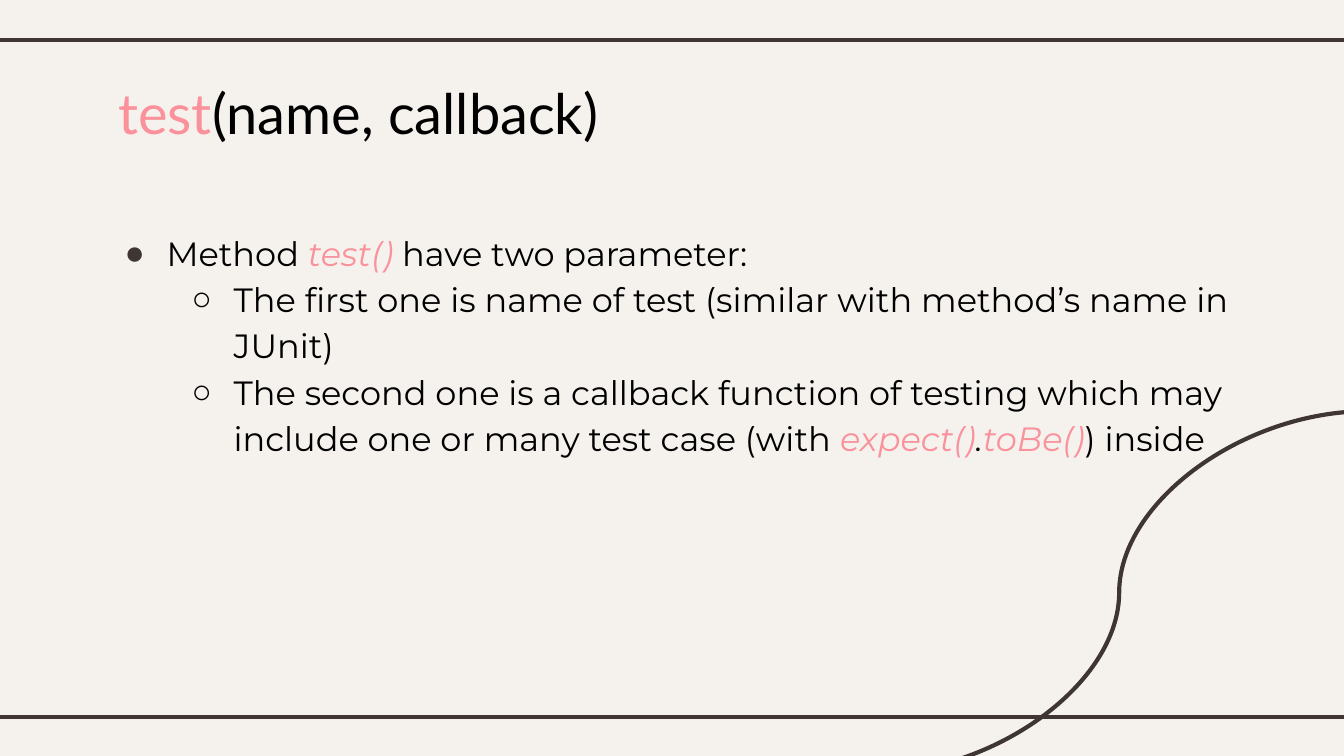
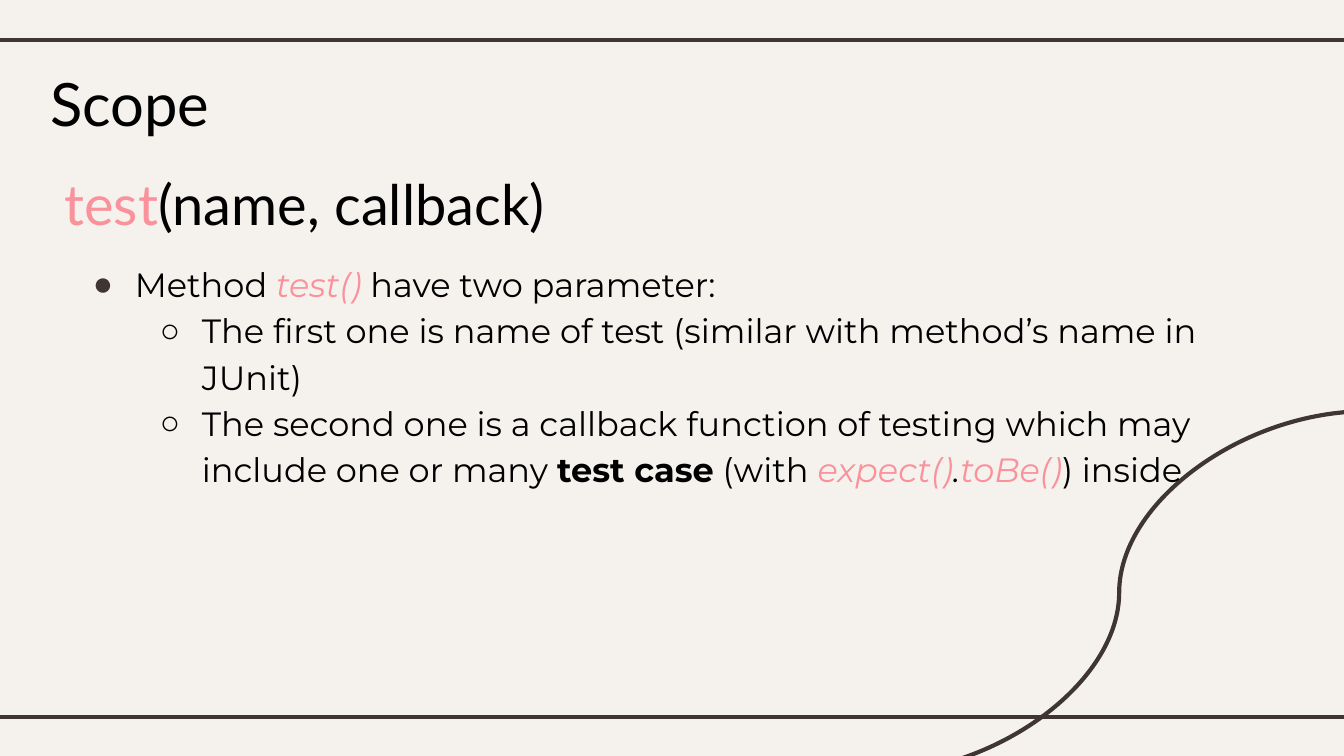
Before and after one commit to xWyvernPx/SWT, a slide deck: slide 7 of SWT.pptx. Drawn at 1344x756 pixels with LibreOffice and Linux fonts; fonts in the diff are those of the drawing. Boxes give left, top, right and bottom in pixels: in the first picture for what was removed or moved away, otherwise in the second. Text is boxed around its words. In the diff, an @@ line names an element or a change of style, - is before the commit and + after.

```diff
--- a/SWT.pptx
+++ b/SWT.pptx
@@ text added at bbox=[50, 82, 209, 137], 32 pt, text #000000 @@
+Scope
@@ title "test(name, callback)": place and size @@
-title "test(name, callback)" at bbox=[118, 90, 598, 142]
+title "test(name, callback)" at bbox=[65, 181, 544, 233]
@@ subtitle "Method test() have two parameter:": place and size @@
-subtitle "Method test() have two parameter:" at bbox=[167, 241, 1228, 458]
+subtitle "Method test() have two parameter:" at bbox=[135, 272, 1197, 491]
@@ subtitle at bbox=[202, 411, 1190, 491]: bold on in "test case" @@
```
Also in this commit, not shown: 8 other slides changed, 1 slide added, 10 other files.
